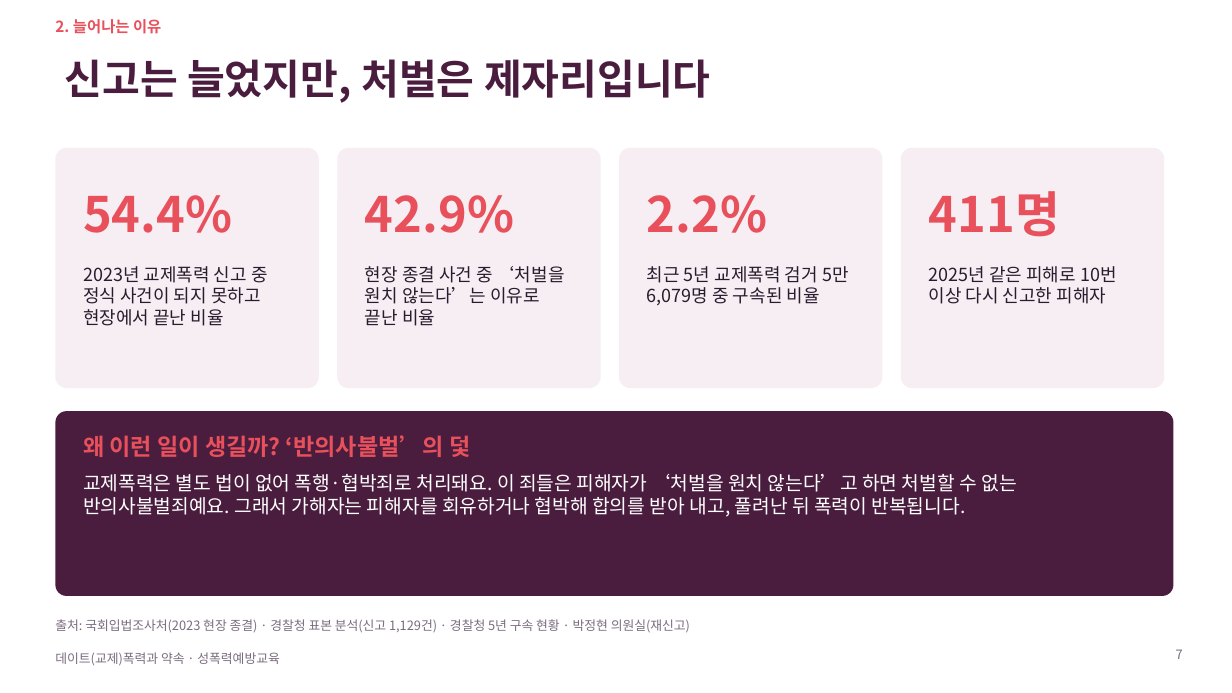
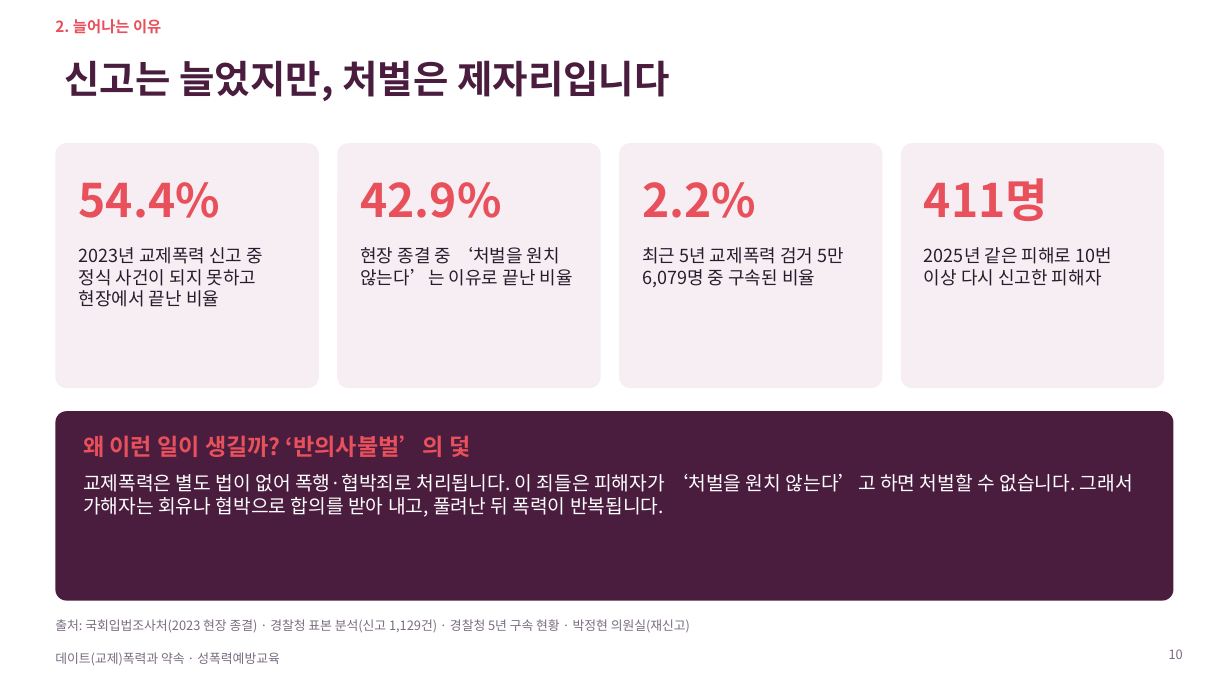
Before and after one commit to ash1234a/security-research-learning, a slide deck: slide 10 of 데이트폭력과_약속.pptx (slide 7 before the commit). Drawn at 1232x693 pixels with LibreOffice and Linux fonts; fonts in the diff are those of the drawing. Boxes give left, top, right and bottom in pixels: in the first picture for what was removed or moved away, otherwise in the second. Text is boxed around its words. In the diff, an @@ line names an element or a change of style, - is before the commit and + after.

```diff
--- a/데이트폭력과_약속.pptx
+++ b/데이트폭력과_약속.pptx
@@ title "신고는 늘었지만, 처벌은 제자리입니다" at [65,60,669,101]: size 32 to 30 pt @@
@@ rounded rectangle: place and size @@
-rounded rectangle at [55,148,319,388]
+rounded rectangle at [55,143,319,388]
@@ rounded rectangle: place and size @@
-rounded rectangle at [337,148,601,388]
+rounded rectangle at [337,143,601,388]
@@ rounded rectangle: place and size @@
-rounded rectangle at [619,148,883,388]
+rounded rectangle at [619,143,883,388]
@@ proportions changed in 5 elements at [55,411,1174,601], [55,143,319,388], [337,143,601,388], [619,143,883,388], [901,143,1165,388] @@
@@ rounded rectangle: place and size @@
-rounded rectangle at [901,148,1165,388]
+rounded rectangle at [901,143,1165,388]
@@ text "54.4%": place and size @@
-text "54.4%" at [83,195,232,233]
+text "54.4%" at [79,182,220,218]
@@ text "42.9%": place and size @@
-text "42.9%" at [365,195,514,233]
+text "42.9%" at [360,182,501,218]
@@ text "2.2%": place and size @@
-text "2.2%" at [647,195,767,233]
+text "2.2%" at [642,182,756,218]
@@ size 38 to 36 pt in 4 elements at [79,182,220,218], [360,182,501,218], [642,182,756,218], [924,178,1048,221] @@
@@ text "411명": place and size @@
-text "411명" at [929,191,1060,237]
+text "411명" at [924,178,1048,221]
@@ text "2023년 교제폭력 신고 중 정식 ...": place and size @@
-text "2023년 교제폭력 신고 중 정식 ..." at [83,266,268,326]
+text "2023년 교제폭력 신고 중 정식 ..." at [79,247,264,307]
@@ text at [360,247,573,286]: text changed @@
-현장 종결 사건 중 ‘처벌을 원치 않는다’는 이유로 끝난 비율
+현장 종결 중 ‘처벌을 원치 않는다’는 이유로 끝난 비율
@@ text "최근 5년 교제폭력 검거 5만 ...": place and size @@
-text "최근 5년 교제폭력 검거 5만 ..." at [647,266,849,305]
+text "최근 5년 교제폭력 검거 5만 ..." at [642,247,845,287]
@@ text "2025년 같은 피해로 10번 이상 ...": place and size @@
-text "2025년 같은 피해로 10번 이상 ..." at [929,266,1117,304]
+text "2025년 같은 피해로 10번 이상 ..." at [924,247,1113,286]
@@ rounded rectangle: place and size @@
-rounded rectangle at [55,411,1174,596]
+rounded rectangle at [55,411,1174,601]
@@ text at [83,474,1133,517]: text changed @@
-교제폭력은 별도 법이 없어 폭행·협박죄로 처리돼요. 이 죄들은 피해자가 ‘처벌을 원치 않는다’고 하면 처벌할 수 없는 반의사불벌죄예요. 그래서 가해자는 피해자를 회유하거나 협박해 합의를 받아 내고, 풀려난 뒤 폭력이 반복됩니다.
+교제폭력은 별도 법이 없어 폭행·협박죄로 처리됩니다. 이 죄들은 피해자가 ‘처벌을 원치 않는다’고 하면 처벌할 수 없습니다. 그래서 가해자는 회유나 협박으로 합의를 받아 내고, 풀려난 뒤 폭력이 반복됩니다.
@@ page number at [1169,649,1183,659]: text changed @@
-7
+10
```
Also in this commit, not shown: 15 other slides changed, 13 slides added, 13 slides removed.
